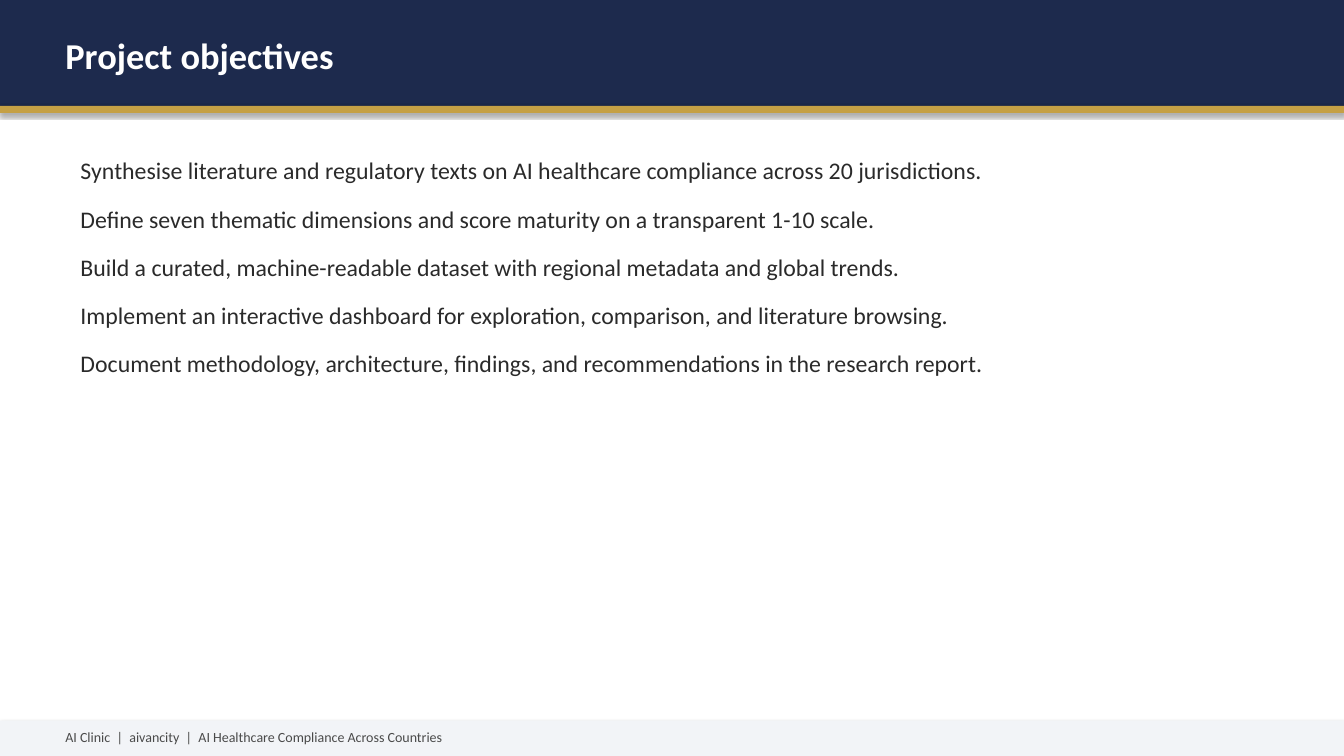
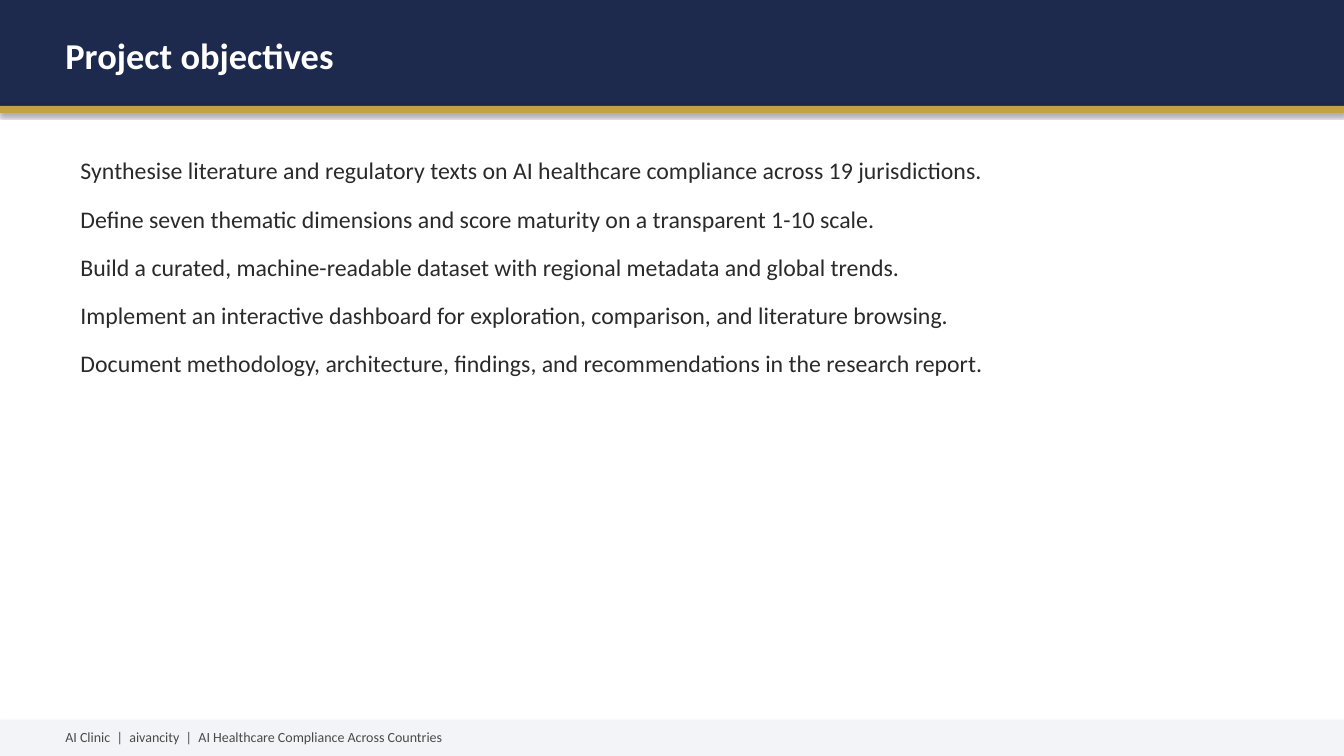
Before and after one commit to remi7025/AI-Clinic, a slide deck: slide 5 of AI_Clinic_Presentation.pptx. Drawn at 1344x756 pixels with LibreOffice and Linux fonts; fonts in the diff are those of the drawing. Boxes give left, top, right and bottom in pixels: in the first picture for what was removed or moved away, otherwise in the second. Text is boxed around its words. In the diff, an @@ line names an element or a change of style, - is before the commit and + after.

```diff
--- a/AI_Clinic_Presentation.pptx
+++ b/AI_Clinic_Presentation.pptx
@@ text at (80, 162, 981, 183): text changed @@
-Synthesise literature and regulatory texts on AI healthcare compliance across 20 jurisdictions.
+Synthesise literature and regulatory texts on AI healthcare compliance across 19 jurisdictions.
```
Also in this commit, not shown: 5 other slides changed, 32 other files.
